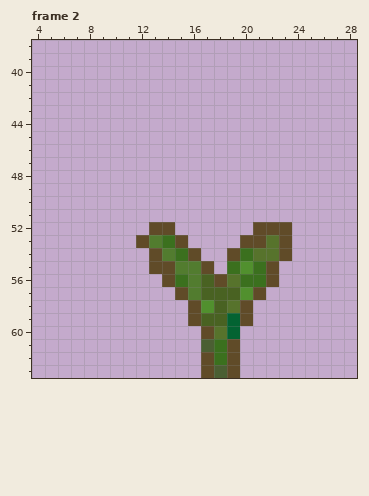
Two versions of one pixel-art file, Assets/Sprites/Plants/Plant1/Plant1.aseprite. The picture above was drawn from the file before the commit.
32x64 pixels, 6 frames. Colours within 5 levels of each other are drawn and written as one. Shown: frame 2: x 4..28, y 38..63. The commit also changed other frames, which this record leaves out.
After:
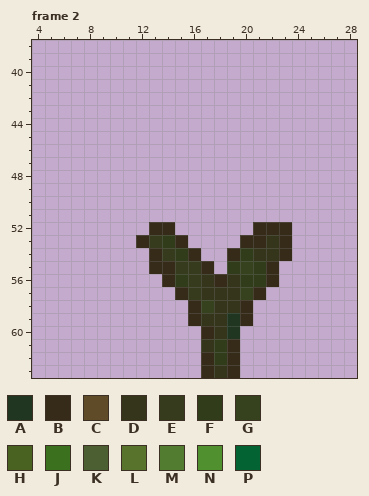
Palette (. is transparent): A #203620  B #362a19  C #604b28  D #34351b  E #373b1e  F #313c1b  G #36421e  H #496222  J #3b701e  K #4b5f33  L #57732c  M #527c2f  N #51902e  P #036332
Edits made:
Changed rows in their new state; - is an unchanged pixel.
Frame 2:
first column x 12:
52 -BB------BBB
53 BEFB----BBDB
54 -BEFB--BFDDB
55 -BBEEB-FGFB-
56 --BFEDBDFFB-
57 ---BEDDDGB--
58 ----BGDDB---
59 ----BDDAB---
60 -----BDA----
61 -----DFB----
62 -----BFB----
63 -----BDB----
Boxes around the changes in both pictures, in picture pixels (x1, y1, x2, y2):
changed: (136, 222, 292, 378)
